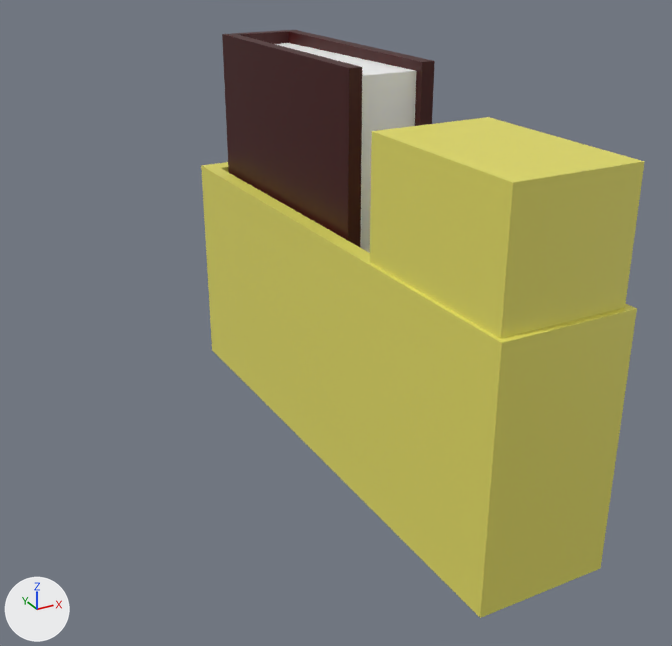
One commit to the Blender file Assets/Models/MapObject/Book.blend: the scene before it, then after it.
Before and after are seen from a 50 mm camera at (-1.79, -4.98, 2.05) aimed at (0.52, -0.79, -0.05). Arrows for +X, +Y and +Z are at lower left; the lights stay in place.

The first picture shows 'Book', '立方体.001'.
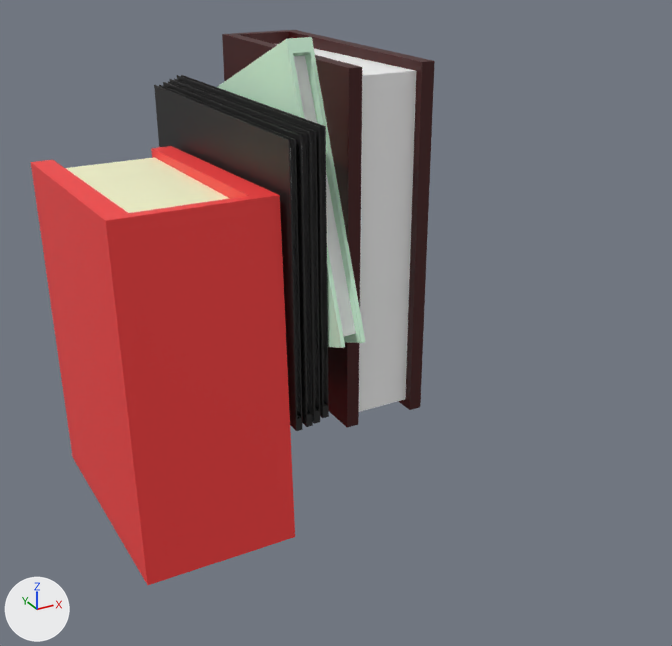
The newer file is also turned or shifted as a whole; pictures and numbers use the older file's frame.

Changed parts and their boxes (x1, y1, x2, y2) in the pictures (672 x 646 px):
'立方体.001', deleted: before (201, 117, 645, 618)
'Book.006', added (red): after (31, 146, 295, 585)
    faces in mat_mat_1_003 (red #ff3f3f): (31, 146, 295, 585)
    faces in mat_mat_2_003 (beige #feffd4): (66, 157, 230, 213)
'Book.005', added: after (154, 84, 303, 431)
    faces in mat_mat_1_002 (black #201f1f): (154, 84, 303, 431)
'Book.001', added: after (217, 37, 365, 348)
    faces in mat_mat_1_001 (white #d9ffe2): (217, 37, 365, 348)
    faces in mat_mat_2_001 (white #ffffff): (294, 56, 356, 336)
'Book.004', added (black): after (163, 81, 313, 427)
    faces in mat_mat_1_002 (black #201f1f): (163, 81, 313, 427)
'Book.002', added (black): after (177, 75, 329, 418)
'Book.003', added (black): after (169, 78, 320, 424)

Patch to the scene script:
```diff
--- a/Assets/Models/MapObject/Book.blend.py
+++ b/Assets/Models/MapObject/Book.blend.py
@@ ob_立方体_001 @@
-ob_立方体_001 = bpy.data.objects.new('立方体.001', me_立方体_002)
@@ ob_book_006 @@
+ob_book_006 = bpy.data.objects.new('Book.006', me_book_008)  # 24 vertices, 22 faces; spans x -1.0..1.0, y -0.8..0.8, z -1.0..-0.5; in mat_mat_1_003 (red #ff3f3f), mat_mat_2_003 (beige #feffd4)
+ob_book_006.location = (-1.622, -0.154, -0.266)
+ob_book_006.rotation_euler = (1.571, 1.524, -1.571)  # degrees (90, 87, -90)
+ob_book_006.scale = (1.0, 1.0, 1.75)
@@ ob_book_005 @@
+ob_book_005 = bpy.data.objects.new('Book.005', me_book_007)  # 24 vertices, 22 faces; spans x -1.0..1.0, y -0.8..0.8, z -1.0..-0.5; in mat_mat_1_002 (black #201f1f), mat_mat_2_002 (white #ffffff)
+ob_book_005.location = (0.128, 0.033, 0.237)
+ob_book_005.rotation_euler = (-1.571, 0.0126, 1.571)  # degrees (-90, 0.7, 90)
+ob_book_005.scale = (1.0, 1.0, 0.074)
@@ ob_book_004 @@
+ob_book_004 = bpy.data.objects.new('Book.004', me_book_006)  # 24 vertices, 22 faces; spans x -1.0..1.0, y -0.8..0.8, z -1.0..-0.5; in mat_mat_1_002 (black #201f1f), mat_mat_2_002 (white #ffffff)
+ob_book_004.location = (0.185, 0.019, 0.255)
+ob_book_004.rotation_euler = (-1.571, 0.0126, 1.571)  # degrees (-90, 0.7, 90)
+ob_book_004.scale = (1.0, 1.0, 0.074)
@@ ob_book_003 @@
+ob_book_003 = bpy.data.objects.new('Book.003', me_book_005)  # 24 vertices, 22 faces; spans x -1.0..1.0, y -0.8..0.8, z -1.0..-0.5; in mat_mat_1_002 (black #201f1f), mat_mat_2_002 (white #ffffff)
+ob_book_003.location = (0.225, 0.005, 0.272)
+ob_book_003.rotation_euler = (-1.571, 0.0126, 1.571)  # degrees (-90, 0.7, 90)
+ob_book_003.scale = (1.0, 1.0, 0.074)
@@ ob_book_002 @@
+ob_book_002 = bpy.data.objects.new('Book.002', me_book_004)  # 24 vertices, 22 faces; spans x -1.0..1.0, y -0.8..0.8, z -1.0..-0.5; in mat_mat_1_002 (black #201f1f), mat_mat_2_002 (white #ffffff)
+ob_book_002.location = (0.276, 0.004, 0.292)
+ob_book_002.rotation_euler = (-1.571, 0.0126, 1.571)  # degrees (-90, 0.7, 90)
+ob_book_002.scale = (1.0, 1.0, 0.074)
@@ ob_book_001 @@
+ob_book_001 = bpy.data.objects.new('Book.001', me_book_003)  # 24 vertices, 22 faces; spans x -1.0..1.0, y -0.8..0.8, z -1.0..-0.5; in mat_mat_1_001 (white #d9ffe2), mat_mat_2_001 (white #ffffff)
+ob_book_001.location = (0.213, 0.083, 0.36)
+ob_book_001.rotation_euler = (1.571, -0.373, -1.571)  # degrees (90, -21, -90)
+ob_book_001.scale = (1.0, 1.0, 0.288)
```
